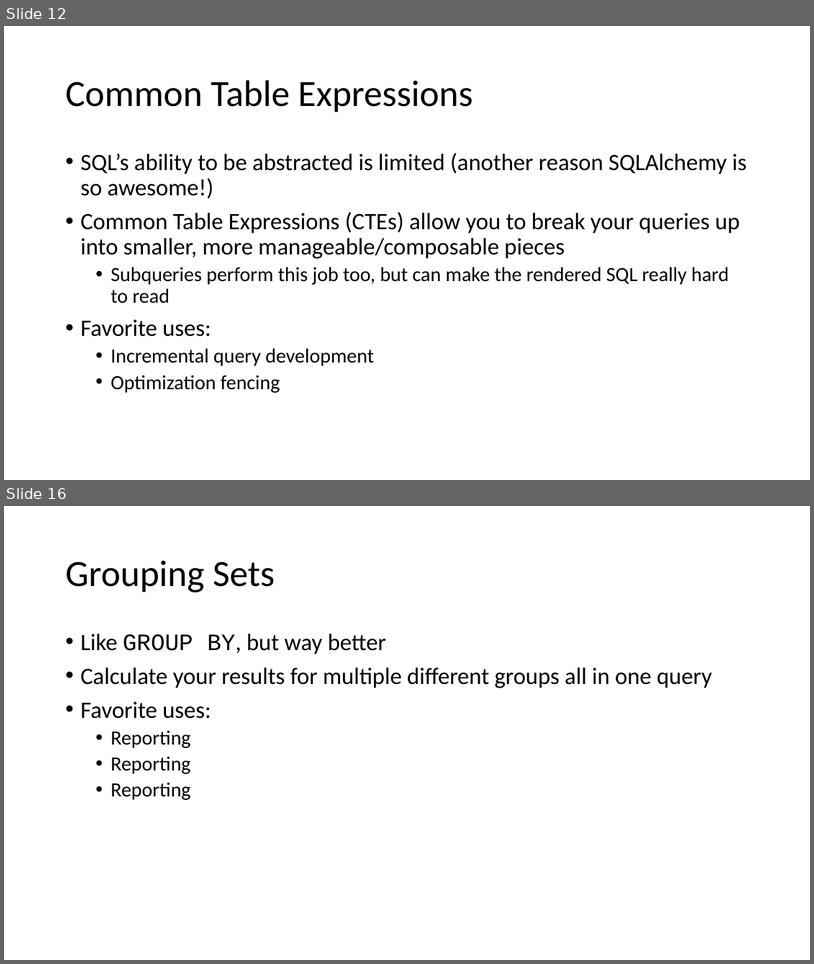
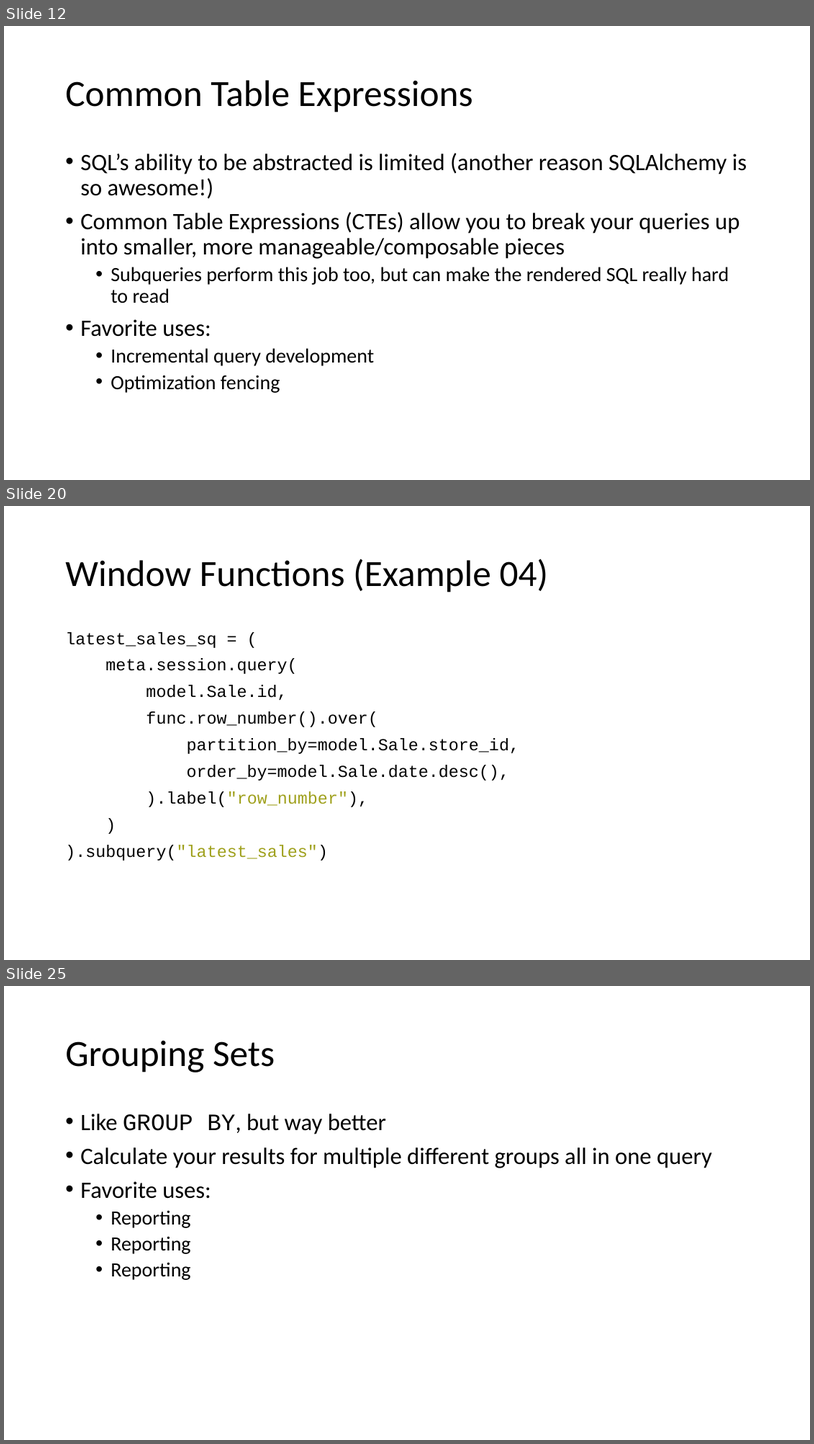
Before and after one commit to f0rk/pygotham-2019, a slide deck: pygotham-2019.pptx. Shown one above the other, each under a label of ours: slides 12 and 16 before the commit, slides 12, 20 and 25 after it; the slides between them are not shown. The pictures are 814x964 and 814x1444 pixels, drawn with LibreOffice and Linux fonts; fonts in the diff are those of the drawing. Boxes give left, top, right and bottom in pixels: in the first picture for what was removed or moved away, otherwise in the second. Text is boxed around its words. In the diff, an @@ line names an element or a change of style, - is before the commit and + after.

Commit message:
additonal example + more deck content

```diff
--- a/pygotham-2019.pptx
+++ b/pygotham-2019.pptx
@@ slide 20 added at bbox=[4, 506, 810, 960], background #FFFFFF @@
@@ title added at bbox=[65, 559, 549, 592], 44 pt, text #000000 @@
+Window Functions (Example 04)
@@ text added at bbox=[65, 632, 520, 860], 20 pt, text #000000 @@
+latest_sales_sq = (
+meta.session.query(
+model.Sale.id,
+func.row_number().over(
+partition_by=model.Sale.store_id,
+order_by=model.Sale.date.desc(),
+).label("row_number"),
+)
+).subquery("latest_sales")
@@ what was slide 16 is now slide 25 @@
```
Also in this commit, not shown: 4 slides changed, 12 other slides added, 1 other file.
